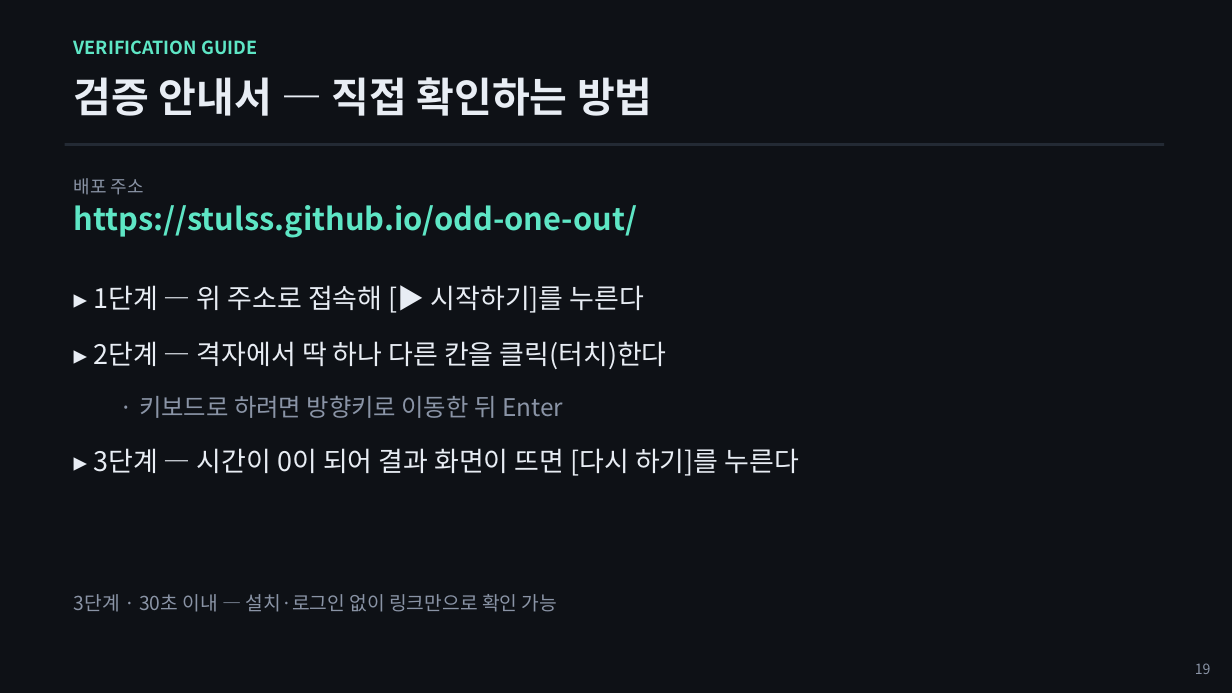
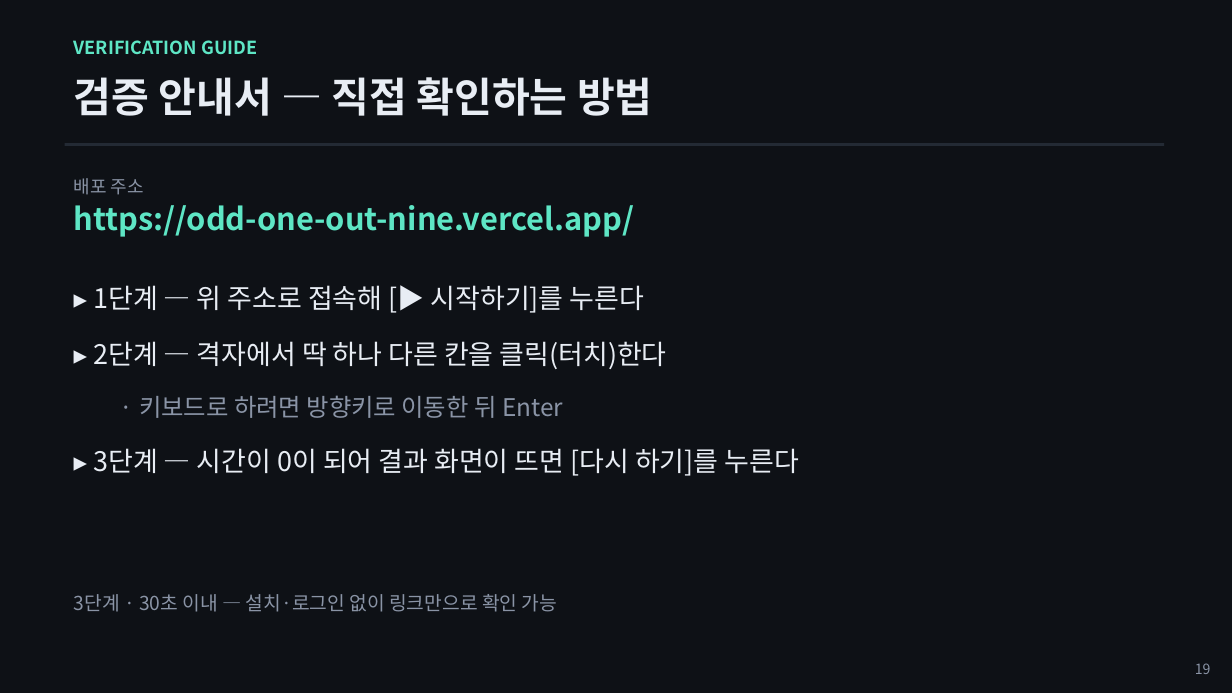
Before and after one commit to stulss/odd-one-out, a slide deck: slide 19 of 발표자료.pptx. Drawn at 1232x693 pixels with LibreOffice and Linux fonts; fonts in the diff are those of the drawing. Boxes give left, top, right and bottom in pixels: in the first picture for what was removed or moved away, otherwise in the second. Text is boxed around its words. In the diff, an @@ line names an element or a change of style, - is before the commit and + after.

```diff
--- a/발표자료.pptx
+++ b/발표자료.pptx
@@ text at (74,205,634,237): text changed @@
-https://stulss.github.io/odd-one-out/
+https://odd-one-out-nine.vercel.app/
```
Also in this commit, not shown: 2 other slides changed, 16 other files.
